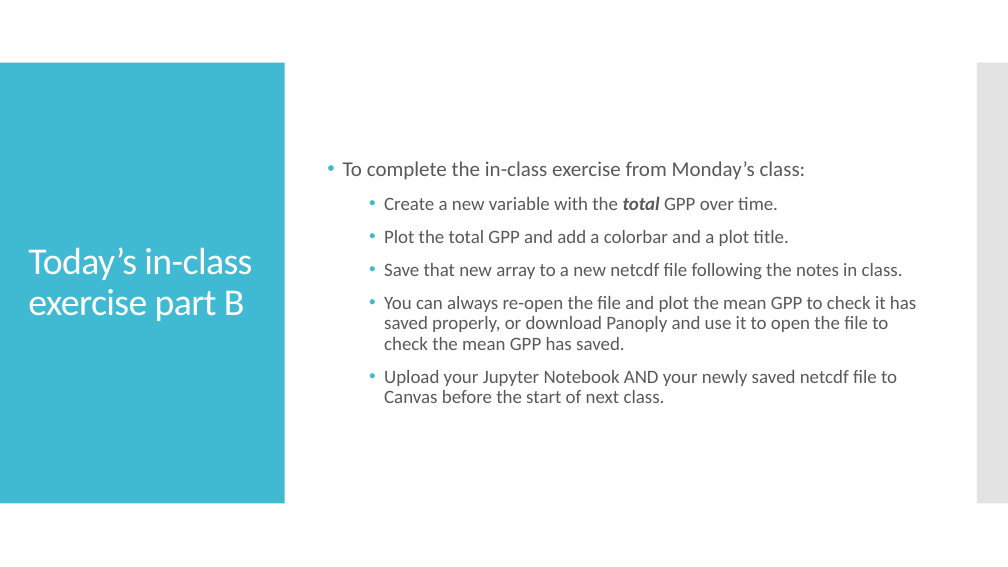
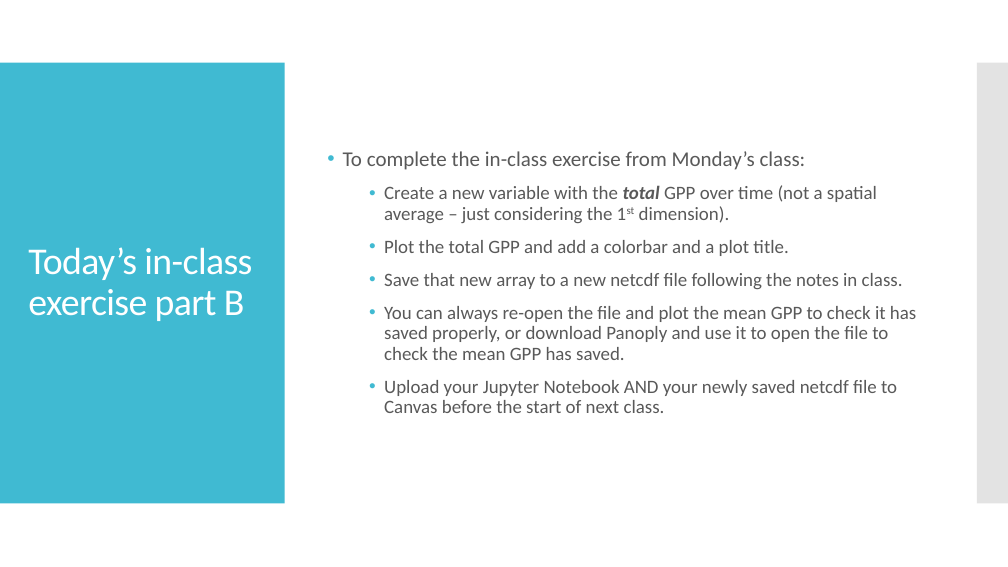
Before and after one commit to nmacbean/GEOG-G489-589, a slide deck: slide 11 of Exercise 8: Plotting geospatial data from NetCDF files/10.02.2019_G489589_FinalNetCDF_final.pptx. Drawn at 1008x567 pixels with LibreOffice and Linux fonts; fonts in the diff are those of the drawing. Boxes give left, top, right and bottom in pixels: in the first picture for what was removed or moved away, otherwise in the second. Text is boxed around its words. In the diff, an @@ line names an element or a change of style, - is before the commit and + after.

```diff
--- a/Exercise 8: Plotting geospatial data from NetCDF files/10.02.2019_G489589_FinalNetCDF_final.pptx
+++ b/Exercise 8: Plotting geospatial data from NetCDF files/10.02.2019_G489589_FinalNetCDF_final.pptx
@@ text at [384, 185, 877, 223]: text changed @@
-  • Create a new variable with the total GPP over time.
+  • Create a new variable with the total GPP over time (not a spatial average – just considering the 1st dimension).
```
